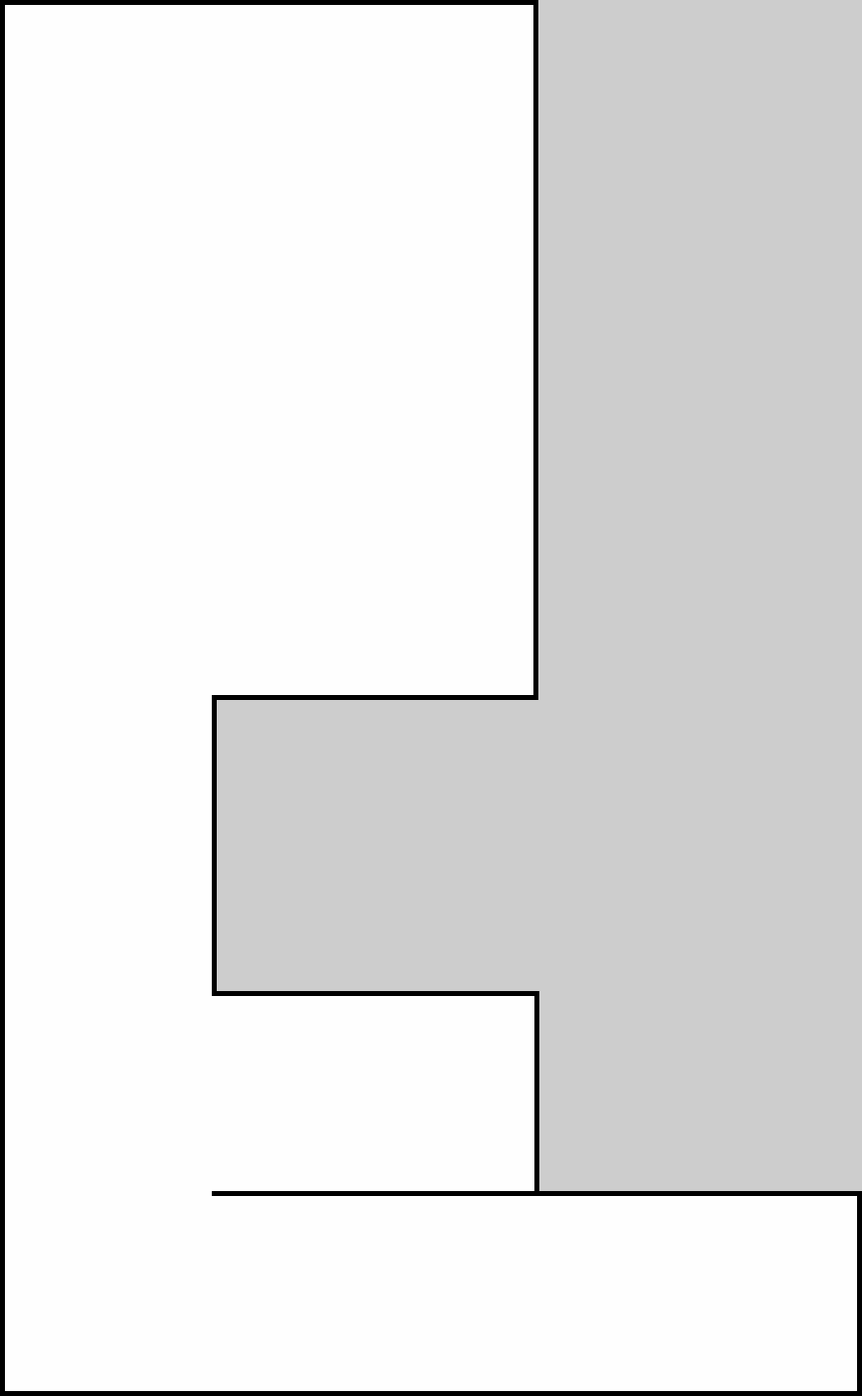
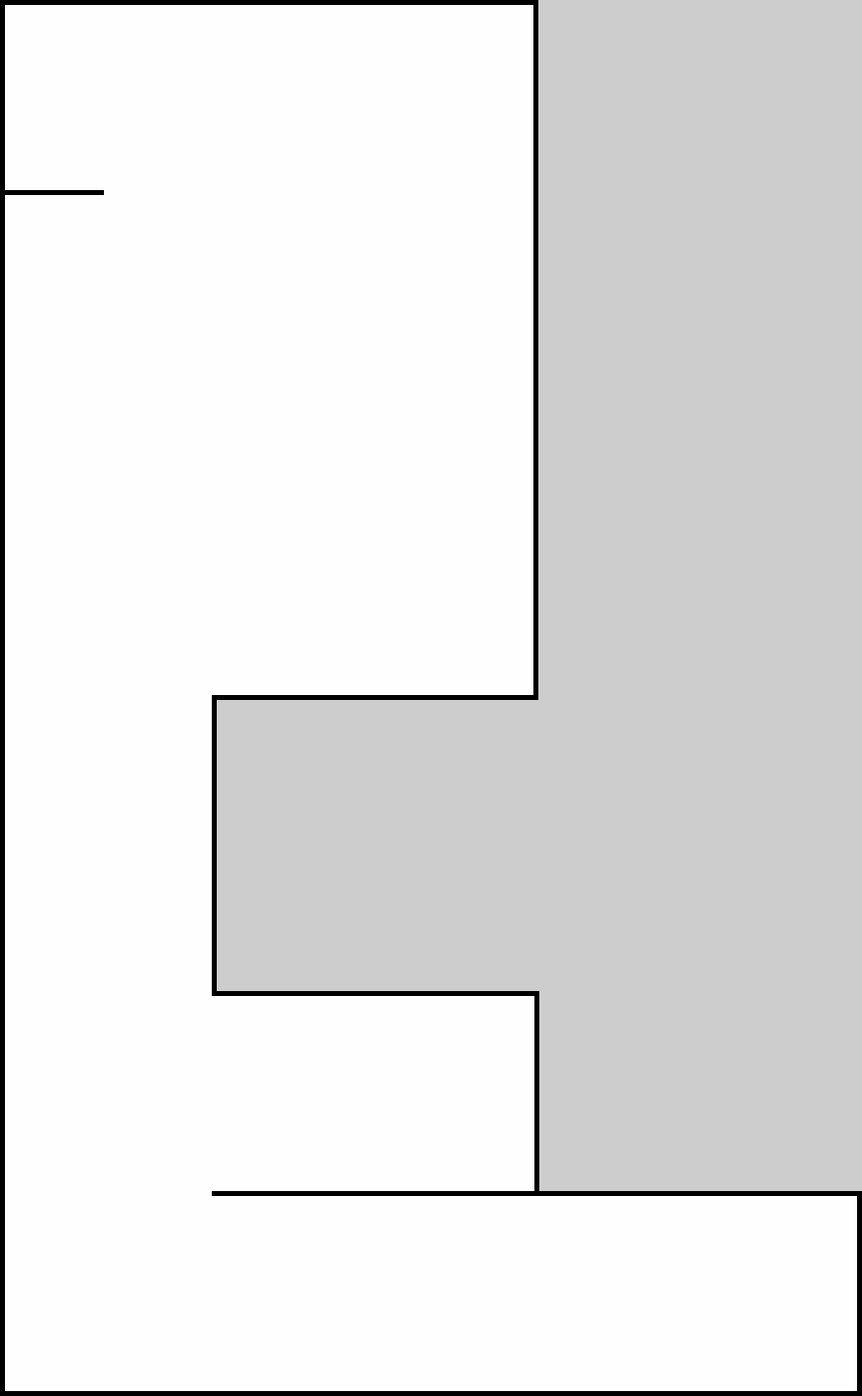
Layer changes from the first 862 × 1396 image to the second:
painted on "abu2018_map.png" over left=4, top=190, right=104, bottom=196
